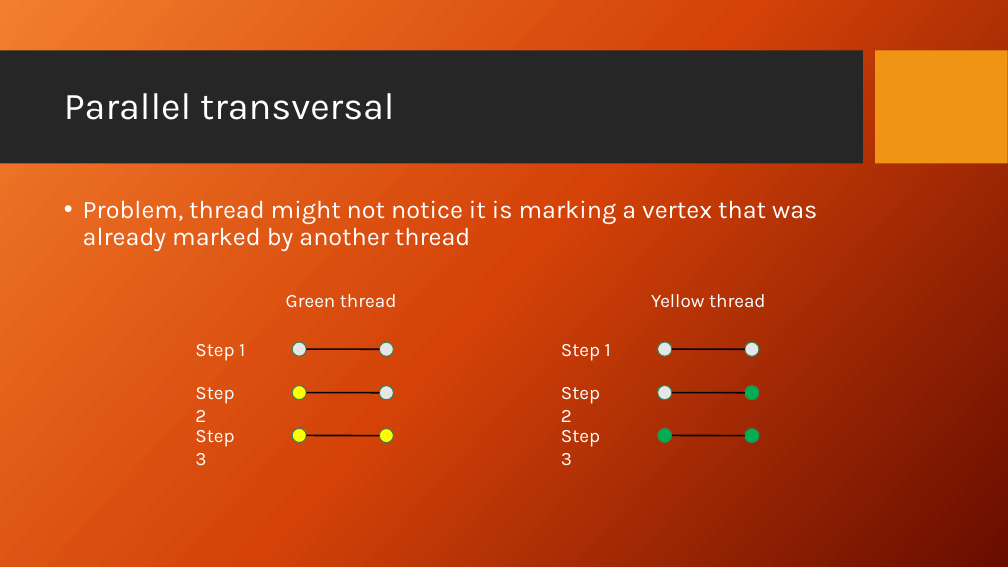
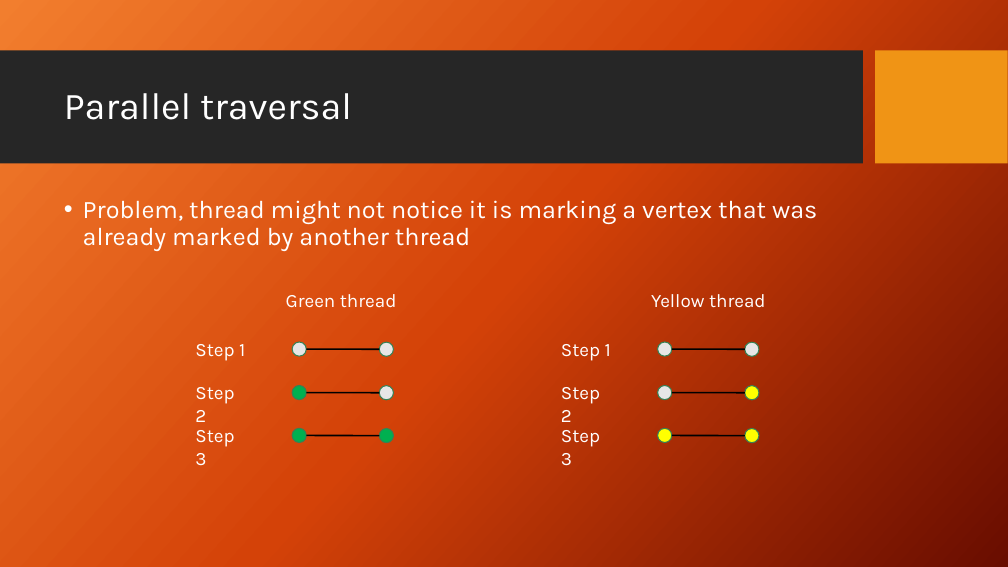
Before and after one commit to Aphlax/Parallelepipeds, a slide deck: slide 39 of FinalPresentation_Parallel Connected Components.pptx. Drawn at 1008x567 pixels with LibreOffice and Linux fonts; fonts in the diff are those of the drawing; background and template pictures are left out. Boxes give left, top, right and bottom in pixels: in the first picture for what was removed or moved away, otherwise in the second. Text is boxed around its words. In the diff, an @@ line names an element or a change of style, - is before the commit and + after.

```diff
--- a/FinalPresentation_Parallel Connected Components.pptx
+++ b/FinalPresentation_Parallel Connected Components.pptx
@@ title at box(64, 93, 352, 120): text changed @@
-Parallel transversal
+Parallel traversal
@@ fill #FFFF00 to #00B050 in 3 elements at box(292, 386, 306, 400), box(380, 429, 394, 443), box(292, 429, 306, 443) @@
@@ fill #00B050 to #FFFF00 in 3 elements at box(745, 386, 759, 400), box(745, 429, 759, 443), box(658, 429, 672, 443) @@
```
Also in this commit, not shown: 32 other slides changed, 1 other file.
